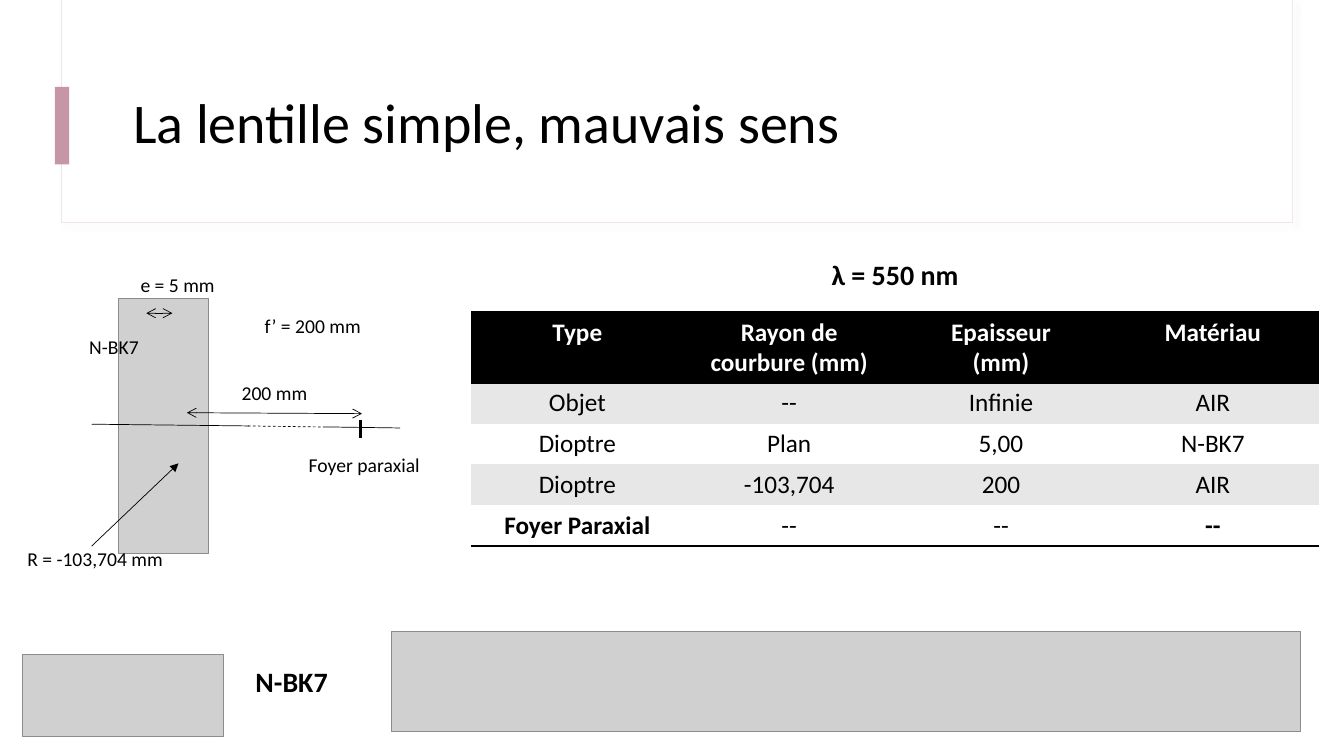
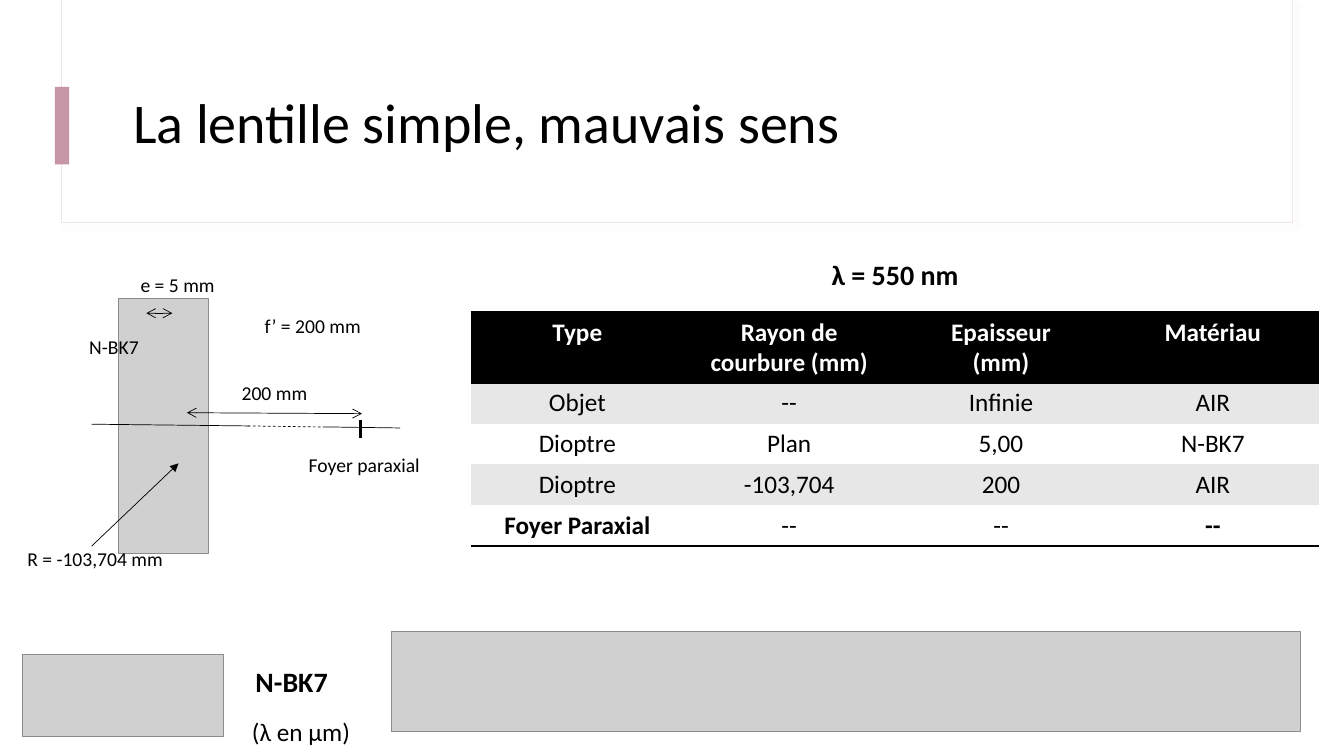
Before and after one commit to IOGS-Digital-Methods/semester-6, a slide deck: slide 8 of ONIP/NotionsCles.pptx. Drawn at 1344x756 pixels with LibreOffice and Linux fonts; fonts in the diff are those of the drawing; grey boxes stand for pictures. Boxes give left, top, right and bottom in pixels: in the first picture for what was removed or moved away, otherwise in the second. Text is boxed around its words. In the diff, an @@ line names an element or a change of style, - is before the commit and + after.

```diff
--- a/ONIP/NotionsCles.pptx
+++ b/ONIP/NotionsCles.pptx
@@ text added at (252,722,350,745), 18 pt, text #000000 @@
+(λ en µm)
```
Also in this commit, not shown: 4 other slides changed, 1 other file.
